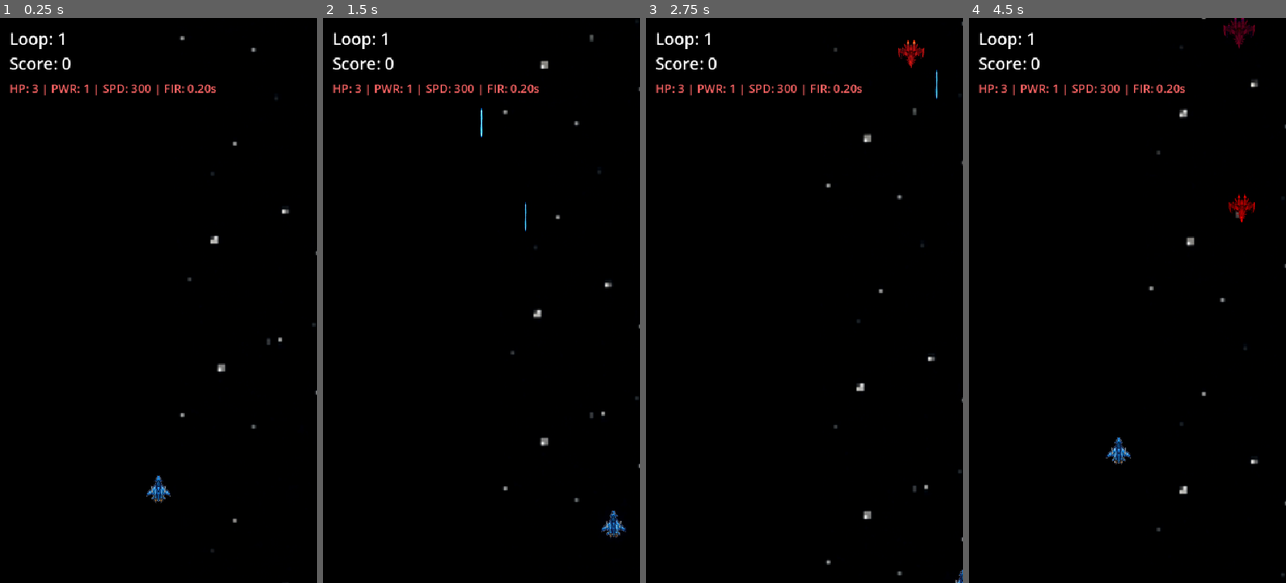
Above: before the commit, frames 1-4 (left to right).
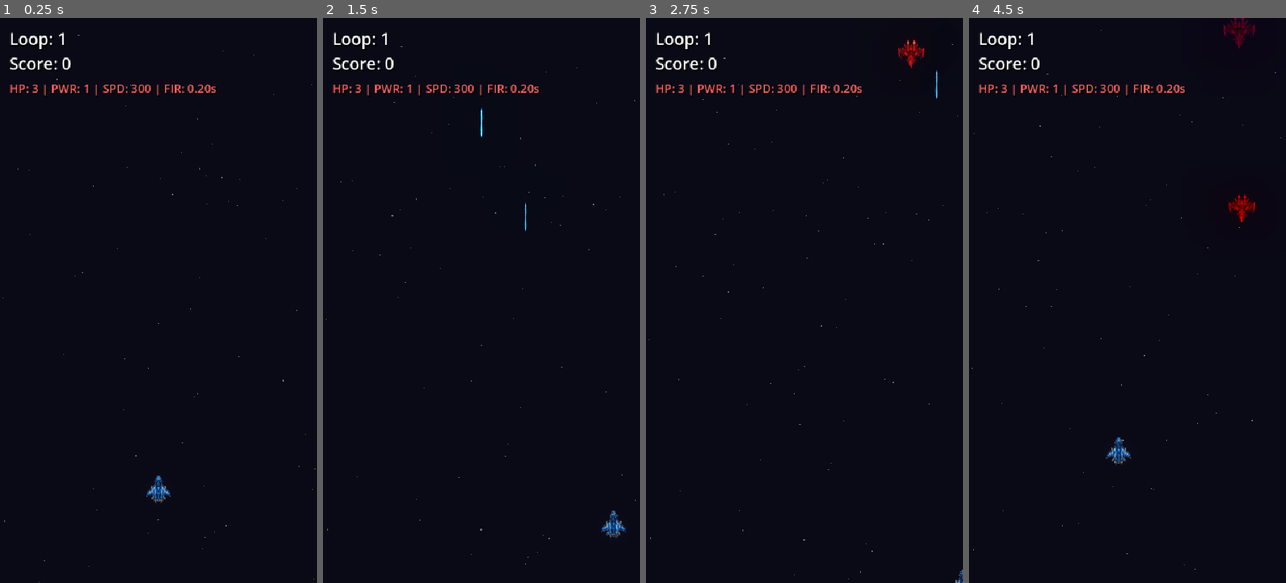
Above: after the commit, the same moments.

Repository: shaumik/prototype_alpha
Game: Godot game, scene res://scenes/Main.tscn
Two runs of this game, one before a commit and one after it. Both use one fixed random seed, a clock stepped at 60 frames per second and the inputs below.
Inputs:
- Up to frame 1 (0.25 s): no input
- Up to frame 2 (1.5 s): tap Enter (ui_accept) at 0.5, 0.77 s; hold Right (ui_right) 0.53-1.28 s; hold Down (ui_down) from 1.28 s (still down)
- Up to frame 3 (2.75 s): tap Enter (ui_accept) at 1.52 s; release Down (ui_down) at 2.03 s; hold Right (ui_right) from 2.03 s (still down)
- Up to frame 4 (4.5 s): release Right (ui_right) at 2.78 s; hold Up (ui_up) 2.78-3.53 s; tap Enter (ui_accept) at 3.02, 3.77 s; hold Left (ui_left) from 3.53 s (still down)

The runs differ from the first frame. In frame 1, 0.4% of the frame differs, in the area x 0-100%, y 3-100%; in frame 2, 0.3%; in frame 3, 0.3%; in frame 4, 0.4%, in the area x 0-100%, y 0-99%.

Commit message:
Fix background and enemy fire color

Diff:
--- a/project.godot
+++ b/project.godot
@@ -20,7 +20,7 @@
 window/size/viewport_width=540
 window/size/viewport_height=960
 window/stretch/mode="canvas_items"
-window/stretch/aspect="expand"
+window/stretch/aspect="keep"
 
 [layer_names]
 
--- a/scenes/background.tscn
+++ b/scenes/background.tscn
@@ -1,15 +1,36 @@
-[gd_scene load_steps=4 format=3 uid="uid://bgxyxyzyzyz"]
+[gd_scene load_steps=2 format=3 uid="uid://bgxyxyzyzyz"]
 
 [ext_resource type="Script" path="res://scripts/background.gd" id="1_bg"]
-[ext_resource type="Texture2D"uid="uid://jwl043td26rs" path="res://assets/background.png" id="2_bg"]
+
 
 [node name="Background" type="ParallaxBackground"]
 script = ExtResource("1_bg")
 
+[node name="ColorRect" type="ColorRect" parent="."]
+anchors_preset = 15
+anchor_right = 1.0
+anchor_bottom = 1.0
+offset_right = 540.0
+offset_bottom = 960.0
+grow_horizontal = 2
+grow_vertical = 2
+color = Color(0.05, 0.05, 0.08, 1)
+
 [node name="ParallaxLayer" type="ParallaxLayer" parent="."]
-motion_mirroring = Vector2(0, 1280)
+motion_scale = Vector2(0.5, 0.5)
+motion_mirroring = Vector2(0, 960)
 
-[node name="Sprite2D" type="Sprite2D" parent="ParallaxLayer"]
-texture = ExtResource("2_bg")
-centered = false
-scale = Vector2(2, 2)
+[node name="CPUParticles2D" type="CPUParticles2D" parent="ParallaxLayer"]
+position = Vector2(270, 480)
+amount = 80
+lifetime = 10.0
+preprocess = 10.0
+emission_shape = 3
+emission_rect_extents = Vector2(270, 480)
+direction = Vector2(0, 1)
+spread = 0.0
+gravity = Vector2(0, 0)
+initial_velocity_min = 10.0
+initial_velocity_max = 30.0
+scale_amount_max = 2.0
+color = Color(1, 1, 1, 0.4)
--- a/scripts/laser.gd
+++ b/scripts/laser.gd
@@ -17,6 +17,12 @@
 func _ready() -> void:
     if sprite and custom_color != Color.WHITE:
         sprite.modulate = custom_color
+
+    if collision_layer == 8:
+        # Make the enemy laser more of a dot and brighter
+        scale = Vector2(2.0, 0.7)
+        if sprite:
+            sprite.modulate = Color(1.0, 0.5, 0.5) # Brighter red
 
     # Destroy laser when it exits the screen
     var notifier = VisibleOnScreenNotifier2D.new()
